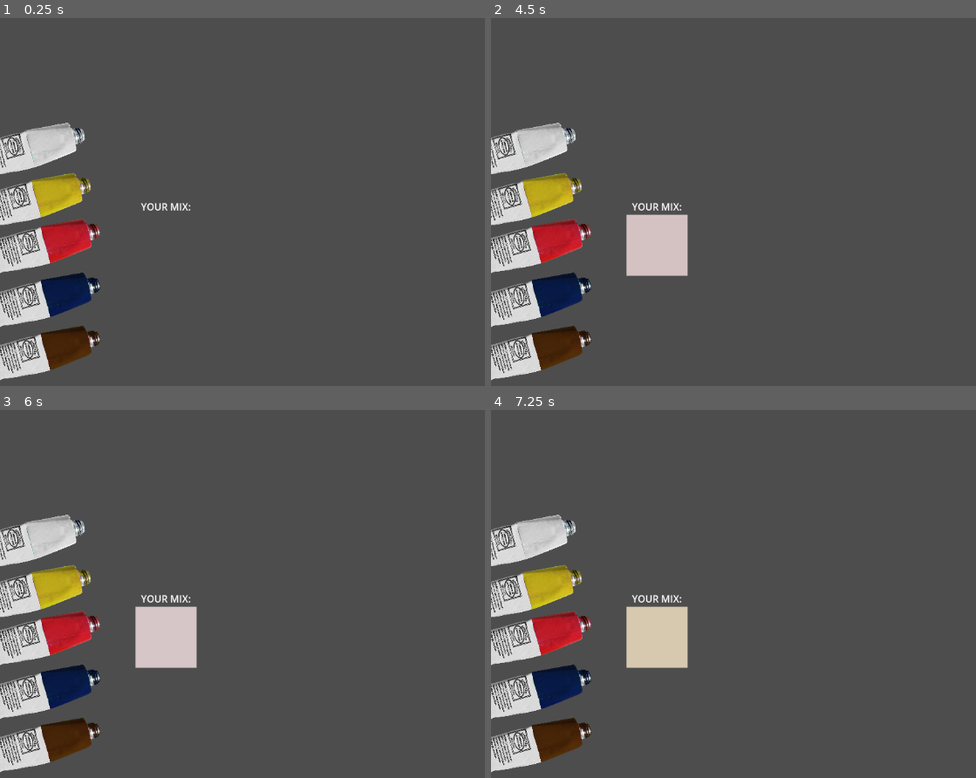
Above: before the commit, frames 1-4 (two rows, left to right).
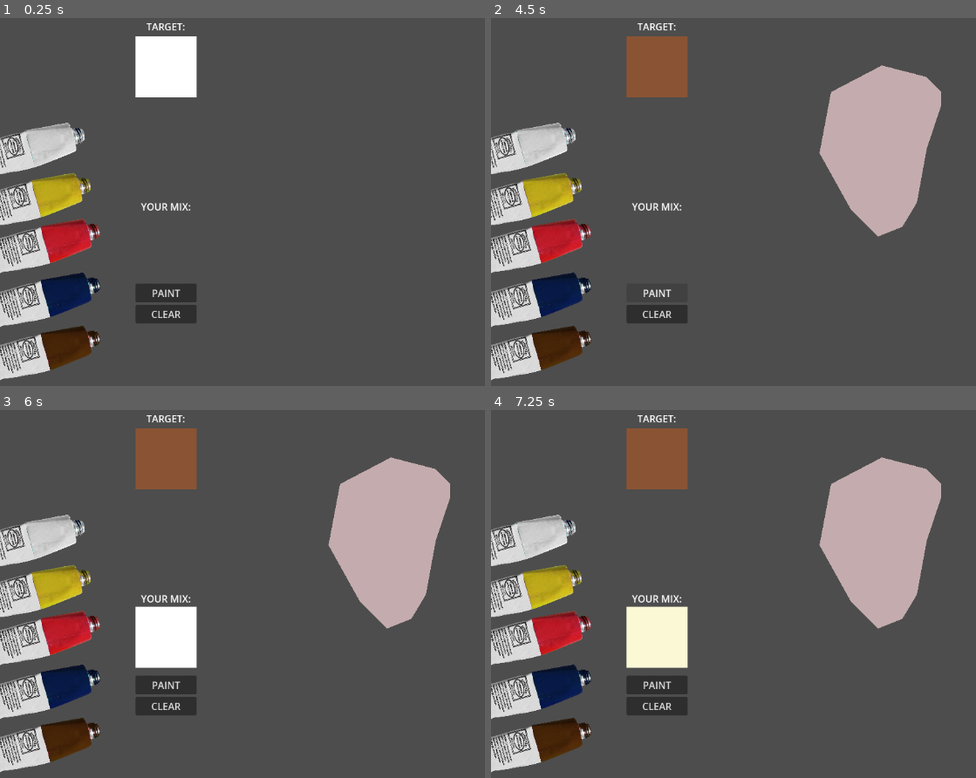
Above: after the commit, the same moments.

Repository: uzairahmad2/ColorMixing
Game: Godot game, scene res://levels/level_0.tscn
Same seed, same stepped clock (60 frames per second), same inputs: the game is played once before the commit and once after it.
Inputs (mouse positions are in pixels of both pictures, inside the frame that each line leads up to):
- Up to frame 1 (0.25 s): no input
- Up to frame 2 (4.5 s): click (505, 154) at 0.5 s; click (510, 202) at 1.25 s; click (520, 249) at 2 s; click (520, 301) at 2.75 s; click (520, 356) at 3.5 s; click (655, 294) at 4.25 s, where only the run after the commit has a clickable "PAINT"
- Up to frame 3 (6 s): click (164, 704) at 5 s, where only the run after the commit has a clickable "CLEAR"; click (14, 546) at 5.75 s
- Up to frame 4 (7.25 s): click (510, 594) at 6.5 s

The runs differ from the first frame. In frame 1, 3.4% of the frame differs, in the area x 27-41%, y 1-83%; in frame 2, 13%; in frame 3, 13%, in the area x 27-93%, y 1-83%; in frame 4, 13%.

Commit message:
Delete README.md from Mixbox

Diff:
--- /dev/null
+++ b/classes/jigsaw.gd
@@ -0,0 +1,12 @@
+extends Polygon2D
+class_name Jigsaw
+
+
+@export var want_color:Color = Color.WHITE
+
+func _ready() -> void:
+	hide()
+
+func paint(brush_color:Color) -> void:
+	color = brush_color
+	show()
--- /dev/null
+++ b/classes/jigsaw.tscn
@@ -0,0 +1,7 @@
+[gd_scene format=3 uid="uid://dmshd3xb0v11"]
+
+[ext_resource type="Script" uid="uid://bx133bur2t143" path="res://classes/jigsaw.gd" id="1_mmedv"]
+
+[node name="jigsaw" type="Polygon2D" unique_id=715768699]
+antialiased = true
+script = ExtResource("1_mmedv")
--- a/classes/paint.gd
+++ b/classes/paint.gd
@@ -10,7 +10,7 @@
 	visible = !empty
 
 
-func add(color2:Color, amount:float=0.07) -> void:
+func add(color2:Color, amount:float=0.1) -> void:
 	if empty:
 		color = color2
 		empty = false
--- /dev/null
+++ b/classes/paint_target.gd
@@ -0,0 +1,8 @@
+extends ColorRect
+class_name PaintTarget
+
+
+
+
+func set_to(to:Color) -> void:
+	color = to
--- /dev/null
+++ b/classes/paint_target.tscn
@@ -0,0 +1,6 @@
+[gd_scene format=3 uid="uid://bdt5q2pinldox"]
+
+[ext_resource type="Script" uid="uid://bwak8oslo8h4n" path="res://classes/paint_target.gd" id="1_k53lq"]
+
+[node name="paint_target" type="ColorRect" unique_id=1670462231]
+script = ExtResource("1_k53lq")
--- /dev/null
+++ b/classes/painting.gd
@@ -0,0 +1,32 @@
+extends Node2D
+class_name Painting
+
+
+
+var current_jigsaw:int = 0
+var paint_target:PaintTarget = null
+
+signal jigsaw_ready(Color)
+signal painting_finished()
+
+
+func _ready() -> void:
+	if current_jigsaw >= get_child_count():
+		return
+	if not get_child(current_jigsaw) == Jigsaw:
+		return
+	jigsaw_ready.emit(get_child(current_jigsaw).want_color)
+
+func paint_jigsaw(color:Color) -> void:
+	if current_jigsaw >= get_child_count():
+		return
+	if not get_child(current_jigsaw) is Jigsaw:
+		return
+
+	get_child(current_jigsaw).paint(color)
+	current_jigsaw += 1
+
+	if current_jigsaw >= get_child_count():
+		painting_finished.emit()
+	elif get_child(current_jigsaw) is Jigsaw:
+		jigsaw_ready.emit(get_child(current_jigsaw).want_color)
--- /dev/null
+++ b/classes/painting.tscn
@@ -0,0 +1,6 @@
+[gd_scene format=3 uid="uid://bay743krhd8ys"]
+
+[ext_resource type="Script" uid="uid://s6e6gsqkq7j1" path="res://classes/painting.gd" id="1_jqsqa"]
+
+[node name="painting" type="Node2D" unique_id=361460303]
+script = ExtResource("1_jqsqa")
--- a/classes/segment.gd
+++ /dev/null
@@ -1,2 +0,0 @@
-extends Polygon2D
-class_name Segment
--- a/classes/segment.tscn
+++ /dev/null
@@ -1,6 +0,0 @@
-[gd_scene format=3 uid="uid://befrs70s5xhnw"]
-
-[ext_resource type="Script" uid="uid://n5yovpot0xml" path="res://classes/segment.gd" id="1_3q00e"]
-
-[node name="segment" type="Polygon2D" unique_id=233421325]
-script = ExtResource("1_3q00e")
--- a/levels/level_0.tscn
+++ b/levels/level_0.tscn
@@ -1,7 +1,34 @@
 [gd_scene format=3 uid="uid://erlfvip1aqqa"]
 
 [ext_resource type="PackedScene" uid="uid://cxr207p2mumkp" path="res://scenes/paint_manager.tscn" id="1_eus5j"]
+[ext_resource type="Script" uid="uid://s6e6gsqkq7j1" path="res://classes/painting.gd" id="2_823pn"]
+[ext_resource type="Script" uid="uid://bx133bur2t143" path="res://classes/jigsaw.gd" id="3_iss0w"]
 
 [node name="level0" type="Node2D" unique_id=1468654253]
 
-[node name="paint_manager" parent="." unique_id=847882021 instance=ExtResource("1_eus5j")]
+[node name="paint_manager" parent="." unique_id=847882021 node_paths=PackedStringArray("painting") instance=ExtResource("1_eus5j")]
+painting = NodePath("Painting")
+
+[node name="Painting" type="Node2D" parent="paint_manager" unique_id=1402904388]
+position = Vector2(480, 98)
+script = ExtResource("2_823pn")
+metadata/_custom_type_script = "uid://s6e6gsqkq7j1"
+
+[node name="Jigsaw" type="Polygon2D" parent="paint_manager/Painting" unique_id=1115985231]
+polygon = PackedVector2Array(82, 39, 63, 140, 114, 232, 160, 278, 200, 262, 224, 222, 240, 134, 264, 62, 264, 38, 240, 14, 166, -5)
+script = ExtResource("3_iss0w")
+want_color = Color(0.8564983, 0.5929062, 0.51303655, 1)
+metadata/_custom_type_script = "uid://bx133bur2t143"
+
+[node name="Jigsaw2" type="Polygon2D" parent="paint_manager/Painting" unique_id=601680177]
+polygon = PackedVector2Array(240, 14, 312, 46, 312, 102, 296, 254, 288, 334, 232, 342, 232, 302, 160, 278, 200, 262, 224, 222, 240, 134, 264, 62, 264, 38)
+script = ExtResource("3_iss0w")
+want_color = Color(0.54171133, 0.32984492, 0.2028125, 1)
+metadata/_custom_type_script = "uid://bx133bur2t143"
+
+[node name="Jigsaw3" type="Polygon2D" parent="paint_manager/Painting" unique_id=1001323651]
+antialiased = true
+polygon = PackedVector2Array(80, 38, 112, -42, 328, -58, 424, 62, 400, 198, 448, 350, 280, 358, 288, 334, 304, 190, 312, 102, 312, 46, 240, 14, 168, -2)
+script = ExtResource("3_iss0w")
+want_color = Color(0.16329637, 0.11853168, 0.3076042, 1)
+metadata/_custom_type_script = "uid://bx133bur2t143"
--- /dev/null
+++ b/scenes/paint_manager.gd
@@ -0,0 +1,34 @@
+extends Node2D
+
+
+@export var painting:Painting = null
+
+@onready var paint:Paint = $Paint
+@onready var btn_paint:Button = $ButtonPaint
+@onready var btn_clear:Button = $ButtonClear
+@onready var paint_target:PaintTarget = $PaintTarget
+
+var waited_one_frame:bool = false
+
+func _ready() -> void:
+	btn_paint.connect("pressed", submit_paint)
+	btn_clear.connect("pressed", paint.clear)
+	if painting != null:
+		painting.jigsaw_ready.connect(jigsaw_ready)
+		painting.painting_finished.connect(painting_finished)
+
+func submit_paint() -> void:
+	if painting == null:
+		return
+	if not paint.visible:
+		return
+	painting.paint_jigsaw(paint.color)
+
+
+func jigsaw_ready(want_color:Color) -> void:
+	print("Jig")
+	paint_target.color = want_color
+	paint.clear()
+
+func painting_finished() -> void:
+	pass
--- a/scenes/paint_manager.tscn
+++ b/scenes/paint_manager.tscn
@@ -2,11 +2,13 @@
 
 [ext_resource type="Texture2D" uid="uid://fvwwlx2uoifr" path="res://assets/tube_white.png" id="1_dp7je"]
 [ext_resource type="Texture2D" uid="uid://6o787voteb5h" path="res://assets/tube.png" id="1_jh2x6"]
+[ext_resource type="Script" uid="uid://cpwwxmway4m2f" path="res://scenes/paint_manager.gd" id="1_x6et0"]
 [ext_resource type="Script" uid="uid://ds7njicpmps5l" path="res://classes/tube.gd" id="2_dp7je"]
 [ext_resource type="Texture2D" uid="uid://bqparatr6a5rl" path="res://assets/tube_yellow.png" id="3_vpgtq"]
 [ext_resource type="Texture2D" uid="uid://cclmnfbvm263p" path="res://assets/tube_blue.png" id="5_1f48n"]
 [ext_resource type="Texture2D" uid="uid://dfwkyglkr4p3" path="res://assets/tube_umber.png" id="6_1axni"]
 [ext_resource type="Script" uid="uid://cwj2g1na6leql" path="res://classes/paint.gd" id="7_1f48n"]
+[ext_resource type="Script" uid="uid://bwak8oslo8h4n" path="res://classes/paint_target.gd" id="8_1axni"]
 
 [sub_resource type="AtlasTexture" id="AtlasTexture_vpgtq"]
 atlas = ExtResource("1_dp7je")
@@ -49,8 +51,11 @@
 region = Rect2(768, 0, 768, 0)
 
 [node name="paint_manager" type="Node2D" unique_id=847882021]
+script = ExtResource("1_x6et0")
 
-[node name="TubeWhite" type="TextureButton" parent="." unique_id=831604165 node_paths=PackedStringArray("target")]
+[node name="tubes" type="Node2D" parent="." unique_id=1064045814]
+
+[node name="TubeWhite" type="TextureButton" parent="tubes" unique_id=831604165 node_paths=PackedStringArray("target")]
 offset_left = 138.0
 offset_top = 158.0
 offset_right = 232.0
@@ -62,10 +67,10 @@
 stretch_mode = 0
 script = ExtResource("2_dp7je")
 color = Color(1, 1, 1, 1)
-target = NodePath("../Paint")
+target = NodePath("../../Paint")
 metadata/_custom_type_script = "uid://ds7njicpmps5l"
 
-[node name="TubeYellow" type="TextureButton" parent="." unique_id=522221534 node_paths=PackedStringArray("target")]
+[node name="TubeYellow" type="TextureButton" parent="tubes" unique_id=522221534 node_paths=PackedStringArray("target")]
 offset_left = 148.0
 offset_top = 241.00005
 offset_right = 242.0
@@ -77,10 +82,10 @@
 stretch_mode = 0
 script = ExtResource("2_dp7je")
 color = Color(0.75686276, 0.6784314, 0.11372549, 1)
-target = NodePath("../Paint")
+target = NodePath("../../Paint")
 metadata/_custom_type_script = "uid://ds7njicpmps5l"
 
-[node name="TubeRed" type="TextureButton" parent="." unique_id=614991652 node_paths=PackedStringArray("target")]
+[node name="TubeRed" type="TextureButton" parent="tubes" unique_id=614991652 node_paths=PackedStringArray("target")]
 offset_left = 163.0
 offset_top = 317.00003
 offset_right = 257.0
@@ -92,10 +97,10 @@
 stretch_mode = 0
 script = ExtResource("2_dp7je")
 color = Color(0.7372549, 0.101960786, 0.14901961, 1)
-target = NodePath("../Paint")
+target = NodePath("../../Paint")
 metadata/_custom_type_script = "uid://ds7njicpmps5l"
 
-[node name="TubeBlue" type="TextureButton" parent="." unique_id=228547876 node_paths=PackedStringArray("target")]
+[node name="TubeBlue" type="TextureButton" parent="tubes" unique_id=228547876 node_paths=PackedStringArray("target")]
 offset_left = 163.0
 offset_top = 406.00003
 offset_right = 257.0
@@ -107,10 +112,10 @@
 stretch_mode = 0
 script = ExtResource("2_dp7je")
 color = Color(0.02745098, 0.101960786, 0.27450982, 1)
-target = NodePath("../Paint")
+target = NodePath("../../Paint")
 metadata/_custom_type_script = "uid://ds7njicpmps5l"
 
-[node name="TubeUmber" type="TextureButton" parent="." unique_id=1704495209 node_paths=PackedStringArray("target")]
+[node name="TubeUmber" type="TextureButton" parent="tubes" unique_id=1704495209 node_paths=PackedStringArray("target")]
 offset_left = 163.0
 offset_top = 494.00003
 offset_right = 257.0
@@ -122,10 +127,10 @@
 stretch_mode = 0
 script = ExtResource("2_dp7je")
 color = Color(0.27450982, 0.14117648, 0.02745098, 1)
-target = NodePath("../Paint")
+target = NodePath("../../Paint")
 metadata/_custom_type_script = "uid://ds7njicpmps5l"
 
-[node name="Label" type="Label" parent="." unique_id=1230911968]
+[node name="LabelPaint" type="Label" parent="." unique_id=1230911968]
 offset_left = 224.0
 offset_top = 315.0
 offset_right = 325.0
@@ -140,3 +145,33 @@
 offset_bottom = 441.0
 script = ExtResource("7_1f48n")
 metadata/_custom_type_script = "uid://cwj2g1na6leql"
+
+[node name="LabelTarget" type="Label" parent="." unique_id=336562734]
+offset_left = 224.0
+offset_top = 17.0
+offset_right = 325.0
+offset_bottom = 40.0
+text = "TARGET:"
+horizontal_alignment = 1
+
+[node name="PaintTarget" type="ColorRect" parent="." unique_id=747424566]
+offset_left = 224.0
+offset_top = 45.0
+offset_right = 325.0
+offset_bottom = 146.0
+script = ExtResource("8_1axni")
+metadata/_custom_type_script = "uid://bwak8oslo8h4n"
+
+[node name="ButtonPaint" type="Button" parent="." unique_id=1100523605]
+offset_left = 224.0
+offset_top = 454.0
+offset_right = 325.0
+offset_bottom = 485.0
+text = "PAINT"
+
+[node name="ButtonClear" type="Button" parent="." unique_id=1562153013]
+offset_left = 224.0
+offset_top = 489.0
+offset_right = 325.0
+offset_bottom = 520.0
+text = "CLEAR"
Not shown, added: classes/jigsaw.gd.uid
Not shown, added: classes/paint_target.gd.uid
Not shown, added: classes/painting.gd.uid
Not shown, removed: classes/segment.gd.uid
Not shown, added: scenes/paint_manager.gd.uid
Not shown, removed: README.md
